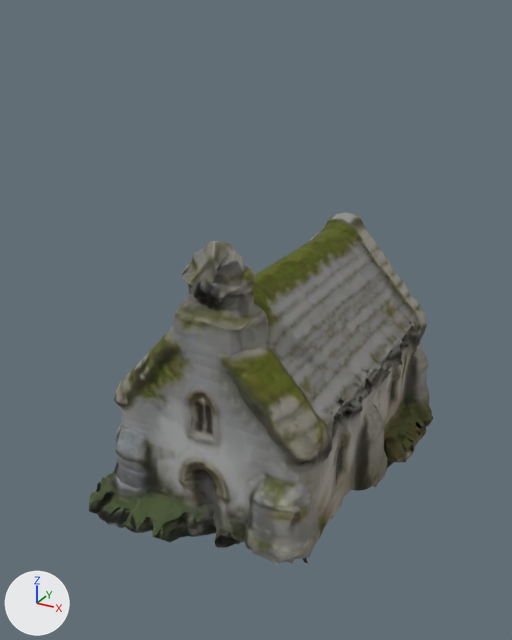
The glTF model assets/map3d_houses/chapel.glb: old version first, new version second.
One viewpoint serves both versions: a 50 mm camera at (18.7, -37.7, 29.2) aimed at (-1.0, -1.9, 11.3). The axes (+X, +Y, +Z) are drawn at lower left. The lights are the same throughout. The first picture is the older version. Vertices at exactly the same position are counted once.

In view in the first picture: 'LOW_chapel'.
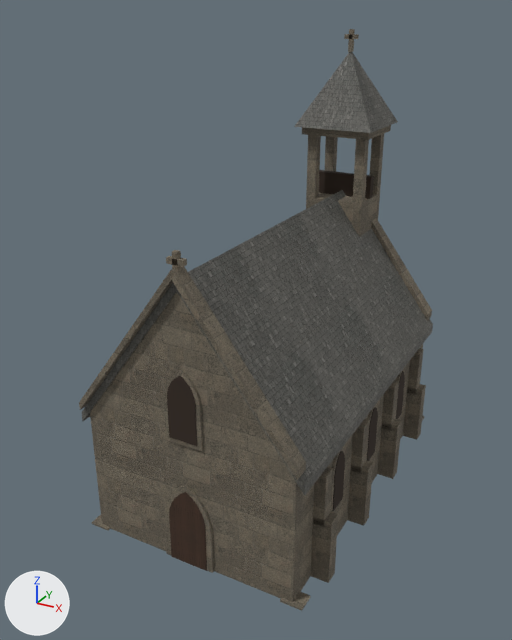
Boxes [x1, y1, x2, y2] around the edits, measured in the pictures (512 x 640 px):
'LOW_chapel', reshaped (65% taller)
    before: [89, 213, 433, 565]
    after: [79, 29, 433, 611]
part 1 of me_material_001, added
    after: [319, 170, 374, 199]
part 2 of me_material_001, added
    after: [280, 592, 311, 611]
part 3 of me_material_001, added
    after: [311, 512, 338, 583]
part 4 of me_material_001, added
    after: [313, 467, 333, 527]
part 5 of me_material_001, added
    after: [347, 460, 373, 526]
part 6 of me_material_001, added
    after: [351, 419, 369, 473]
part 7 of me_material_001, added
    after: [378, 419, 402, 479]
part 8 of me_material_001, added
    after: [382, 380, 399, 430]
part 9 of me_material_001, added
    after: [403, 384, 426, 440]
part 10 of me_material_001, added
    after: [407, 348, 424, 393]
part 11 of me_material_001, added
    after: [91, 515, 110, 530]
part 12 of me_material_001, added
    after: [172, 250, 181, 272]
part 13 of me_material_001, added
    after: [166, 256, 187, 267]
part 14 of me_material_001, added
    after: [302, 125, 391, 140]
part 15 of me_material_001, added
    after: [348, 29, 355, 52]
part 16 of me_material_001, added
    after: [344, 34, 359, 39]
part 17 of me_material_001, rebuilt
    before: [89, 213, 433, 565]
    after: [90, 292, 423, 602]
part 18 of me_material_001, added
    after: [79, 52, 433, 573]

Patch to the scene script:
```diff
--- a/assets/map3d_houses/chapel.glb.py
+++ b/assets/map3d_houses/chapel.glb.py
@@ mat_hh_wall_ashlar @@
+mat_hh_wall_ashlar = bpy.data.materials.new('hh_wall_ashlar')
+# uses the picture img_wall_ashlar
@@ mat_hh_timber @@
+mat_hh_timber = bpy.data.materials.new('hh_timber')
+# uses the picture img_timber
@@ mat_hh_roof_slate @@
+mat_hh_roof_slate = bpy.data.materials.new('hh_roof_slate')
+# uses the picture img_roof_slate
@@ mat_hh_void @@
+mat_hh_void = bpy.data.materials.new('hh_void')
+# nodes: BsdfPrincipled, Mix, OutputMaterial, VertexColor
+# colours: brown #33271e, mixed with the vertex colours
@@ me_material_001 @@
-me_material_001.from_pydata(...)  # 4082 vertices, 8095 faces; spans x -8.3..8.3, y -12.0..12.0, z 0.0..18.2
-me_material_001.materials.append(mat_baked_chapel)
+me_material_001.from_pydata(...)  # 715 vertices, 1234 faces; spans x -7.6..7.6, y -12.0..12.0, z 0.0..27.9
+# me_material_001 part 1: a new loose piece, a box spanning x -2.07..2.07, y 9.01..9.55, z 16.98..18.5, in mat_hh_void
+# me_material_001 part 2: a new loose piece, a box spanning x 5.88..7.18, y -11.73..-10.64, z 0.0..0.11, in mat_hh_wall_ashlar
+# me_material_001 part 3: a new loose piece, a box spanning x 6.2..7.62, y -9.22..-8.35, z 0.0..4.14, in mat_hh_wall_ashlar
+# me_material_001 part 4: a new loose piece, a box spanning x 6.2..7.18, y -9.22..-8.35, z 3.7..6.97, in mat_hh_wall_ashlar
+# me_material_001 part 5: a new loose piece, a box spanning x 6.2..7.62, y -3.78..-2.91, z 0.0..4.14, in mat_hh_wall_ashlar
+# me_material_001 part 6: a new loose piece, a box spanning x 6.2..7.18, y -3.78..-2.91, z 3.7..6.97, in mat_hh_wall_ashlar
+# me_material_001 part 7: a new loose piece, a box spanning x 6.2..7.62, y 1.66..2.53, z 0.0..4.14, in mat_hh_wall_ashlar
+# me_material_001 part 8: a new loose piece, a box spanning x 6.2..7.18, y 1.66..2.53, z 3.7..6.97, in mat_hh_wall_ashlar
+# me_material_001 part 9: a new loose piece, a box spanning x 6.2..7.62, y 7.1..7.97, z 0.0..4.14, in mat_hh_wall_ashlar
+# me_material_001 part 10: a new loose piece, a box spanning x 6.2..7.18, y 7.1..7.97, z 3.7..6.97, in mat_hh_wall_ashlar
+# me_material_001 part 11: a new loose piece, a box spanning x -7.18..-5.88, y -11.73..-10.64, z 0.0..0.11, in mat_hh_wall_ashlar
+# me_material_001 part 12: a new loose piece, a box spanning x -0.15..0.15, y -11.66..-11.36, z 17.2..18.72, in mat_hh_wall_ashlar
+# me_material_001 part 13: a new loose piece, a box spanning x -0.49..0.49, y -11.66..-11.36, z 18.07..18.37, in mat_hh_wall_ashlar
+# me_material_001 part 14: a new loose piece, a box spanning x -2.39..2.39, y 7.1..11.46, z 21.33..21.88, in mat_hh_wall_ashlar
+# me_material_001 part 15: a new loose piece, a box spanning x -0.14..0.14, y 9.14..9.42, z 26.56..27.93, in mat_hh_wall_ashlar
+# me_material_001 part 16: a new loose piece, a box spanning x -0.44..0.44, y 9.14..9.42, z 27.34..27.62, in mat_hh_wall_ashlar
+# me_material_001 part 17: the loose piece of 4031 vertices spanning x -8.3..8.3, y -12.0..12.0, z 0.0..18.2 is rebuilt with 14 vertices and now spans x -6.5..6.5, y -11.5..10.3, z 0.0..16.8, in mat_hh_wall_ashlar
+# me_material_001 part 18: 493 vertices added at x -7.1..7.1, y -12.0..12.0, z 0.0..26.7
+# other edits to the shape of me_material_001 do not show in these pictures
+me_material_001.materials.append(mat_hh_void)
+me_material_001.materials.append(mat_hh_wall_ashlar)
+me_material_001.materials.append(mat_hh_roof_slate)
+me_material_001.materials.append(mat_hh_timber)
```
